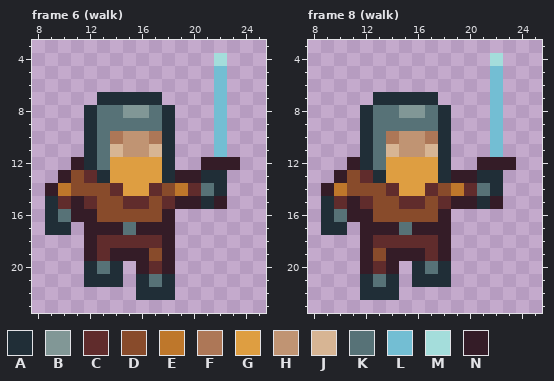
One commit to this pixel-art file: img/units/castle_fyrd_anim.aseprite. This is how it looked before the edit.
32x24 pixels, 17 frames. Shown: frame 6 (walk): x 8..25, y 3..23; frame 8 (walk): x 8..25, y 3..23. The old version is drawn lined up with the new one.
Palette (. is transparent): A #202e37  B #819796  C #602c2c  D #884b2b  E #be772b  F #ad7757  G #de9e41  H #c09473  J #d7b594  K #577277  L #73bed3  M #a4dddb  N #341c27
Pixels before, frame 6 (walk), first column x 9:
 4 .............M.
 5 .............L.
 6 .............L.
 7 ....AAAAA....L.
 8 ...AKKBBKA...L.
 9 ...AKKKKKA...L.
10 ...AKFHHFA...L.
11 ...AKJHHJA...L.
12 ..NAKGGGGA..NNN
13 .NDCAGGGGANNAA.
14 NEDDDCGGCDECKA.
15 ACNCDDCCDCNNAN.
16 AKNNDDDDDN.....
17 AA.NNNKNNN.....
18 ...NCCCCCN.....
19 ...NCNNNDN.....
20 ...AKA.NCN.....
21 ...AAA.AKA.....
22 .......AAA.....
Pixels before, frame 8 (walk), first column x 9:
 4 .............M.
 5 .............L.
 6 .............L.
 7 ....AAAAA....L.
 8 ...AKKBBKA...L.
 9 ...AKKKKKA...L.
10 ...AKFHHFA...L.
11 ...AKJHHJA...L.
12 ..NAKGGGGA..NNN
13 .NDCAGGGGANNAA.
14 NEDDDCGGCDECKA.
15 ACNCDDCCDCNNAN.
16 AKNNDDDDDN.....
17 AA.NNNKNNN.....
18 ...NCCCCCN.....
19 ...NDNNNCN.....
20 ...NCN.AKA.....
21 ...AKA.AAA.....
22 ...AAA.........
After the commit:
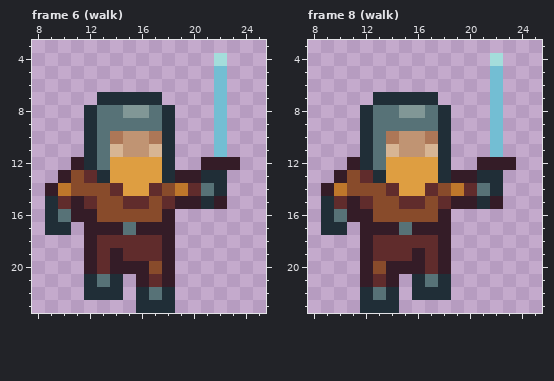
The exact change:
whole drawing moved by +0,-1 (the old picture is shown already moved)
Changed rows in their new state; - is an unchanged pixel.
Frame 6 (walk):
first column x 12:
19 ---CCC-
20 NCNN-D-
21 -K--NCN
22 AAA--K-
23 ----AAA
Frame 8 (walk):
first column x 12:
19 -CCC---
20 -D-NNCN
21 NCN--K-
22 -K--AAA
23 AAA----
Pixel boxes of the changes (left, top, right, bottom) in both pictures:
changed: (84, 248, 175, 313)
changed: (360, 248, 451, 313)
